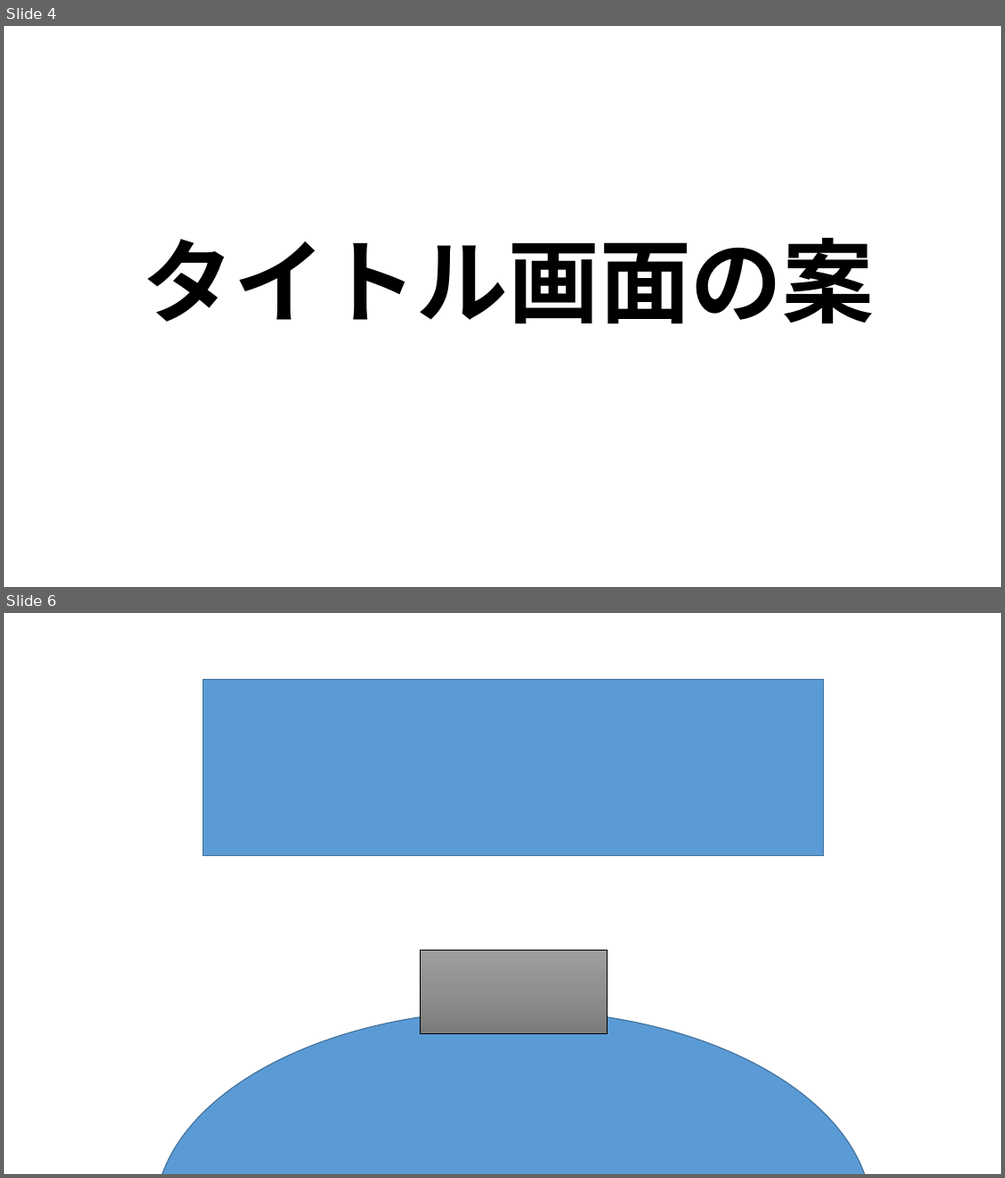
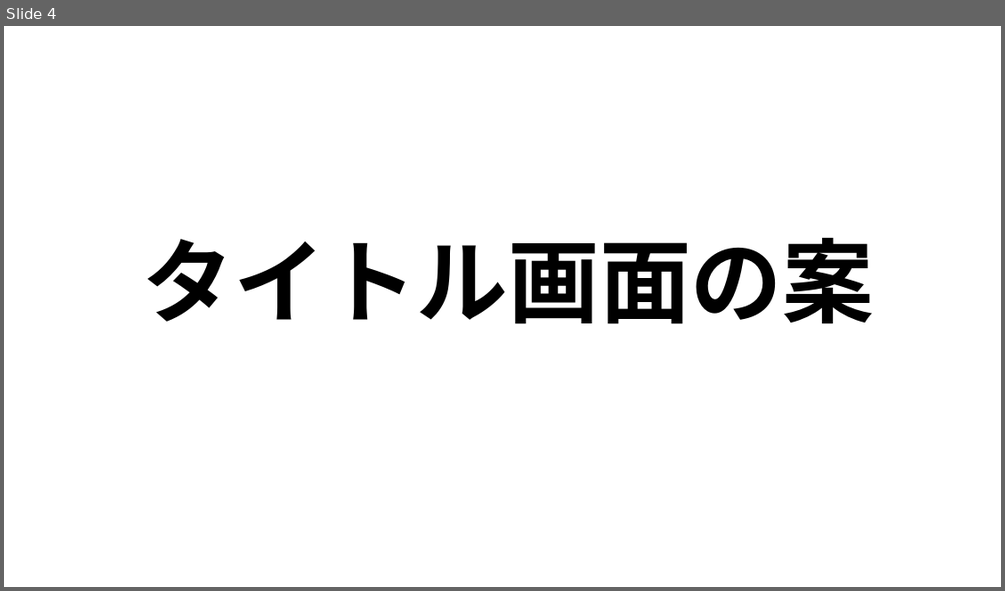
Before and after one commit to MizukiKato0416/sotsugyou_time_kato, a slide deck: 卒業制作_大元タイトル構成.pptx. Shown one above the other, each under a label of ours: slides 4 and 6 before the commit, slide 4 after it; the slides between them are not shown. The pictures are 1005x1178 and 1005x591 pixels, drawn with LibreOffice and Linux fonts; fonts in the diff are those of the drawing. Boxes give left, top, right and bottom in pixels: in the first picture for what was removed or moved away, otherwise in the second. Text is boxed around its words. In the diff, an @@ line names an element or a change of style, - is before the commit and + after.

```diff
--- a/卒業制作_大元タイトル構成.pptx
+++ b/卒業制作_大元タイトル構成.pptx
@@ slide 6 removed at (4,613,1001,1174), background #FFFFFF @@
@@ rectangle removed at (202,679,824,855) @@
@@ rectangle removed at (420,949,607,1033) @@
@@ ellipse removed at (155,1010,872,1174) @@
```
Also in this commit, not shown: 1 slide changed, 11 slides added, 3 other slides removed.
